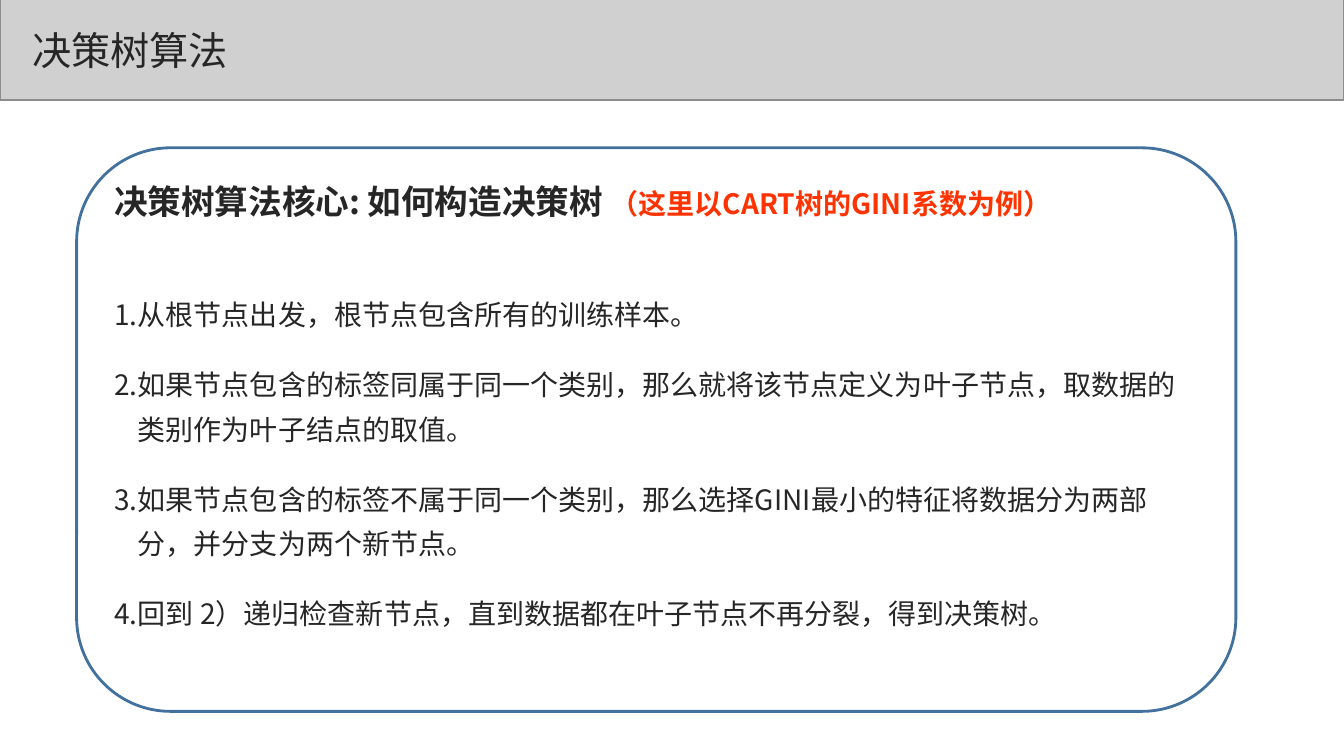
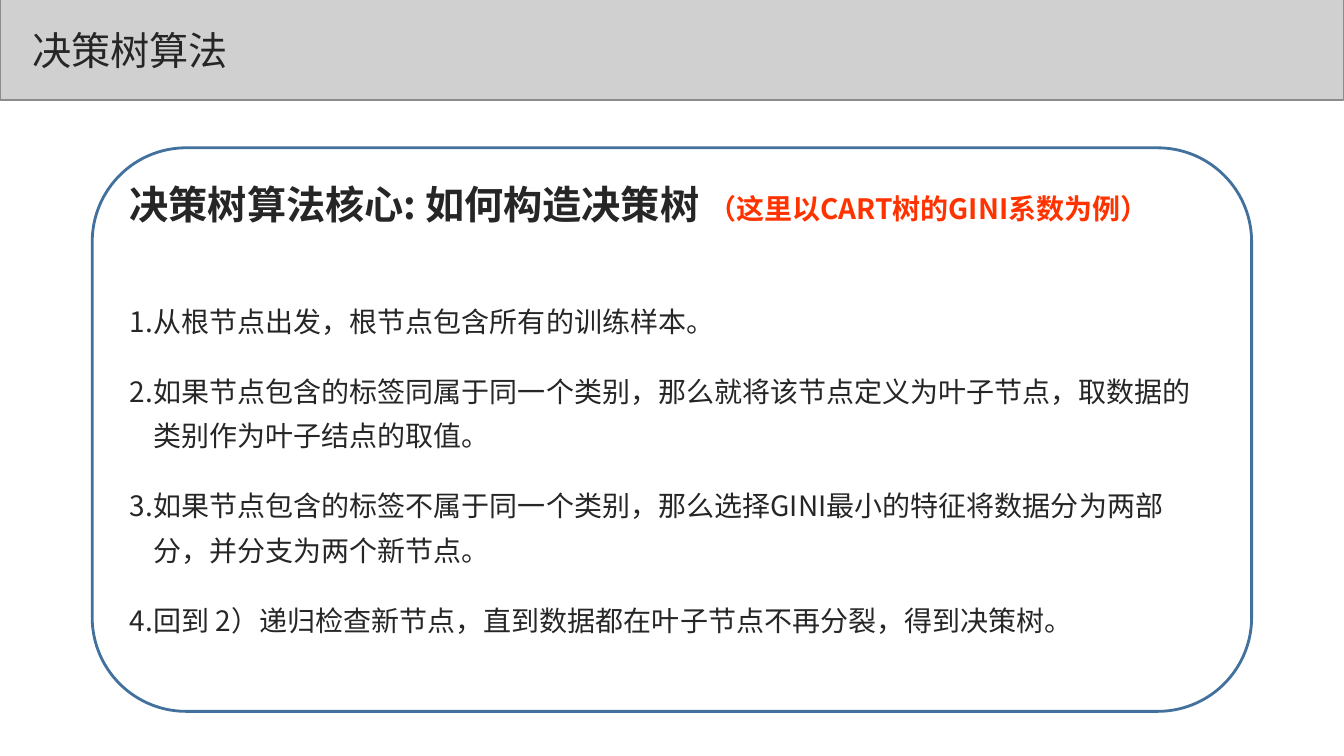
Before and after one commit to congcongshang/StudyNoteBook, a slide deck: slide 11 of 数学/机器学习.ppt. Drawn at 1344x756 pixels with LibreOffice and Linux fonts; fonts in the diff are those of the drawing; grey boxes stand for pictures. Boxes give left, top, right and bottom in pixels: in the first picture for what was removed or moved away, otherwise in the second. Text is boxed around its words. In the diff, an @@ line names an element or a change of style, - is before the commit and + after.

```diff
--- a/数学/机器学习.ppt
+++ b/数学/机器学习.ppt
@@ rounded rectangle "决策树算法核心: 如何构造决策树 （这里以CART树的GINI系数为例）": place and size @@
-rounded rectangle "决策树算法核心: 如何构造决策树 （这里以CART树的GINI系数为例）" at [77,148,1235,711]
+rounded rectangle "决策树算法核心: 如何构造决策树 （这里以CART树的GINI系数为例）" at [92,148,1250,711]
@@ text in rounded rectangle at [130,185,1149,223]: size 24 to 28 pt in "决策树算法核心: 如何构造决策树" @@
```
Also in this commit, not shown: 8 other slides changed, 1 other file.
